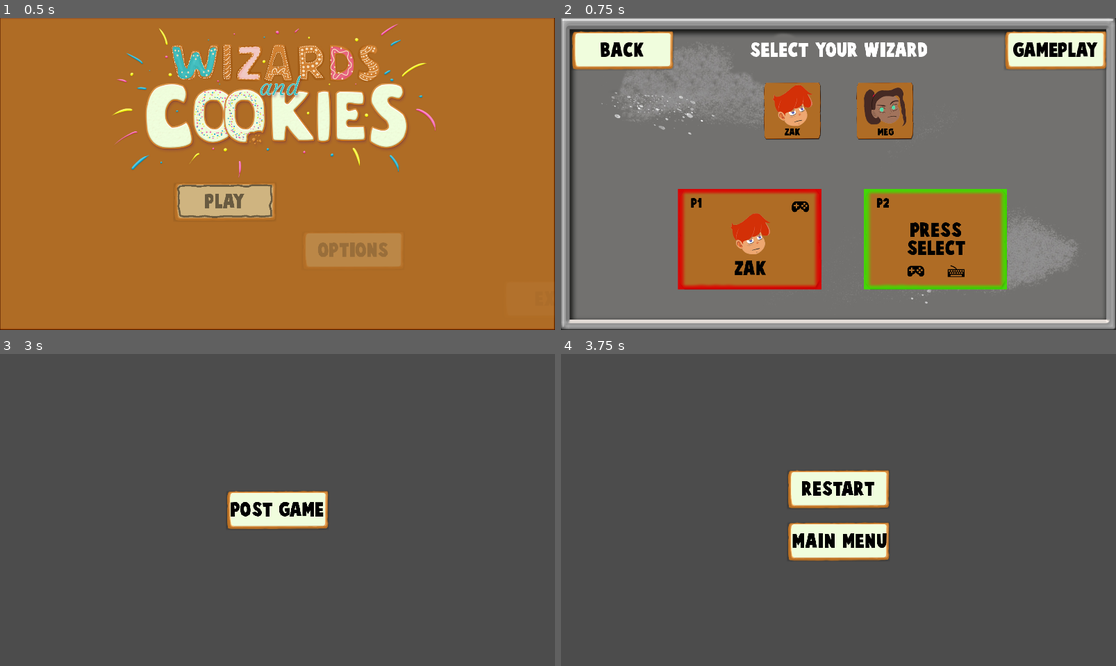
Above: before the commit, frames 1-4 (two rows, left to right).
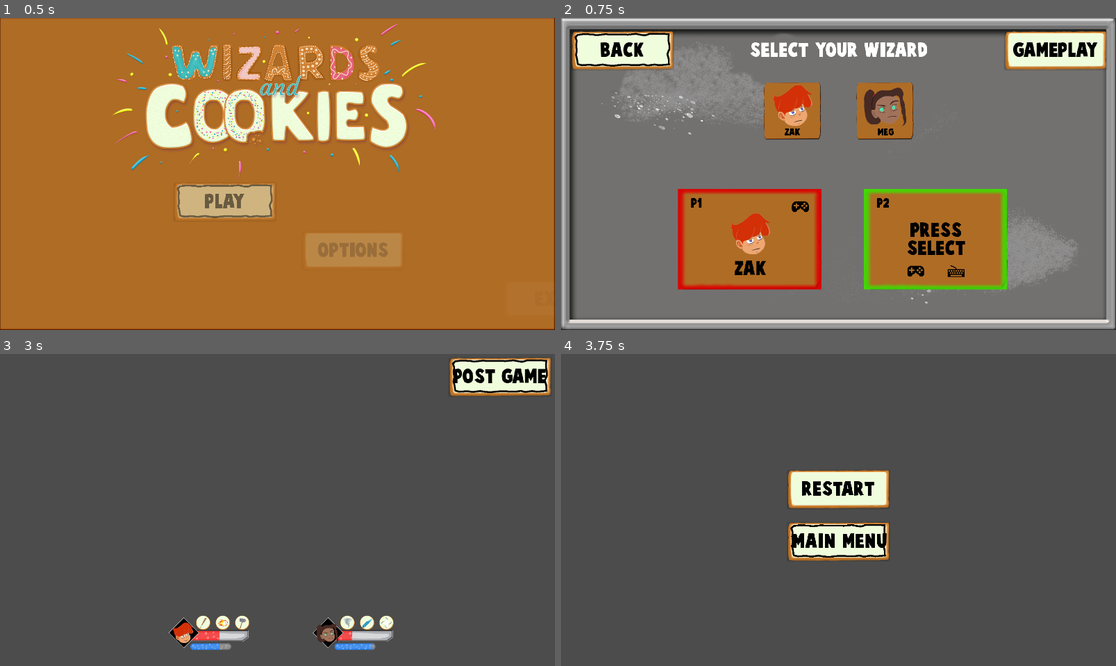
Above: after the commit, the same moments.

Repository: stranker/WizardAndCookies_Godot
Game: Godot game, scene res://Scenes/MainMenu.tscn
The game is run twice, just before and just after one commit, with the same random seed, the same clock (stepped at 60 frames per second) and the same inputs.
Inputs:
- Up to frame 1 (0.5 s): no input
- Up to frame 2 (0.75 s): click "PLAY" at 0.5 s
- Up to frame 3 (3 s): click "ZAK" at 1.25 s; click "MEG" at 2 s; click "GAMEPLAY" at 2.75 s
- Up to frame 4 (3.75 s): click "POST GAME" at 3.5 s

Frame 1 is identical in both runs. In frame 2, 0.3% of the frame differs, in the area x 2-20%, y 4-16%; in frame 3, 6.4%, in the area x 30-100%, y 1-95%; in frame 4, 0.3%.

Commit message:
Add HUD
add hud into gameplay scene
general maintains in code

Diff:
--- a/Objects/UI/Button.gd
+++ b/Objects/UI/Button.gd
@@ -1,8 +1,8 @@
 extends TextureButton
 
-export var text:String
+onready var label : Label = $Label
 
-onready var label = $Label
+export var text : String
 
 func _ready() -> void:
 	label.text = text;
--- a/Objects/UI/CharacterSelection/PortraitButton.gd
+++ b/Objects/UI/CharacterSelection/PortraitButton.gd
@@ -1,8 +1,8 @@
 extends Control
 
-onready var name_label 	= $Name
-onready var portrait 	= $Portrait
-onready var highlight 	= $Highlight
+onready var name_label : Label = $Name
+onready var portrait  : TextureRect = $Portrait
+onready var highlight : TextureRect = $Highlight
 
 export var name_text : String
 export var portrait_URL : Texture
--- a/Objects/UI/CharacterSelection/SelectCharacterPanel.gd
+++ b/Objects/UI/CharacterSelection/SelectCharacterPanel.gd
@@ -1,11 +1,11 @@
 extends Control
 
-onready var waiting_for_player_panel = $WaitingForPlayerPanel
-onready var selected_character_panel = $SelectCharacterPanel
-onready var highlight = $Highlight
-onready var player_id_label = $PlayerId
-onready var portrait = $SelectCharacterPanel/Portrait
-onready var input_type = $SelectCharacterPanel/InputType
+onready var waiting_for_player_panel : Control = $WaitingForPlayerPanel
+onready var selected_character_panel : Control = $SelectCharacterPanel
+onready var highlight : TextureRect  = $Highlight
+onready var player_id_label : Label  = $PlayerId
+onready var portrait : TextureRect   = $SelectCharacterPanel/Portrait
+onready var input_type : TextureRect = $SelectCharacterPanel/InputType
 
 export var waiting_for_player : bool
 export var player_color : Color
--- /dev/null
+++ b/Objects/UI/Gameplay/PlayerInfo.gd
@@ -0,0 +1,24 @@
+extends Control
+
+onready var hp_bar   : TextureProgress = $ProgressBars/HpBar
+onready var mana_bar : TextureProgress = $ProgressBars/ManaBar
+onready var character_portrait : TextureRect = $PotraitHolder/Portrait
+onready var Spell1 : Control = $SpellsHolder/Spell1
+onready var Spell2 : Control = $SpellsHolder/Spell2
+onready var Spell3 : Control = $SpellsHolder/Spell3
+
+export var hp : int
+export var mana : int
+export var character_portrait_texture : Texture
+export var spell1_portrait_texture : Texture
+export var spell2_portrait_texture : Texture
+export var spell3_portrait_texture : Texture
+
+func _ready() -> void:
+	hp_bar.value = hp
+	mana_bar.value = mana
+	character_portrait.texture = character_portrait_texture
+	$SpellsHolder/Spell1/SpellPortrait.texture = spell1_portrait_texture
+	$SpellsHolder/Spell2/SpellPortrait.texture = spell2_portrait_texture
+	$SpellsHolder/Spell3/SpellPortrait.texture = spell3_portrait_texture
+	pass
--- /dev/null
+++ b/Objects/UI/Gameplay/PlayerInfo.tscn
@@ -0,0 +1,213 @@
+[gd_scene load_steps=9 format=2]
+
+[ext_resource path="res://Assets/UI/CharacterSelection/Asset_ZakFace.png" type="Texture" id=1]
+[ext_resource path="res://Assets/UI/Gameplay/HealthFillBar.png" type="Texture" id=2]
+[ext_resource path="res://Assets/UI/Gameplay/WizardBackgroundPanel.png" type="Texture" id=3]
+[ext_resource path="res://Assets/UI/Gameplay/HealthBar.png" type="Texture" id=4]
+[ext_resource path="res://Assets/UI/Gameplay/FlyFillBar.png" type="Texture" id=5]
+[ext_resource path="res://Assets/UI/Gameplay/GrayBar.png" type="Texture" id=6]
+[ext_resource path="res://Assets/UI/Misc/CookieCircle.png" type="Texture" id=7]
+[ext_resource path="res://Objects/UI/Gameplay/PlayerInfo.gd" type="Script" id=8]
+
+[node name="PlayerInfo" type="Control"]
+anchor_right = 1.0
+anchor_bottom = 1.0
+margin_right = -1643.0
+margin_bottom = -958.0
+script = ExtResource( 8 )
+__meta__ = {
+"_edit_use_anchors_": false
+}
+
+[node name="ProgressBars" type="Control" parent="."]
+margin_top = 6.0
+margin_right = 279.0
+margin_bottom = 119.0
+__meta__ = {
+"_edit_use_anchors_": false
+}
+
+[node name="HpBar" type="TextureProgress" parent="ProgressBars"]
+margin_left = 77.0
+margin_top = 44.0
+margin_right = 477.0
+margin_bottom = 124.0
+rect_scale = Vector2( 0.5, 0.5 )
+texture_under = ExtResource( 4 )
+texture_progress = ExtResource( 2 )
+__meta__ = {
+"_edit_use_anchors_": false
+}
+
+[node name="ManaBar" type="TextureProgress" parent="ProgressBars"]
+margin_left = 72.0
+margin_top = 86.0
+margin_right = 372.0
+margin_bottom = 146.0
+rect_scale = Vector2( 0.5, 0.5 )
+texture_under = ExtResource( 6 )
+texture_progress = ExtResource( 5 )
+__meta__ = {
+"_edit_use_anchors_": false
+}
+
+[node name="PotraitHolder" type="Control" parent="."]
+margin_top = 6.0
+margin_right = 106.0
+margin_bottom = 112.0
+__meta__ = {
+"_edit_use_anchors_": false
+}
+
+[node name="Background" type="TextureRect" parent="PotraitHolder"]
+margin_left = 53.033
+margin_right = 128.033
+margin_bottom = 75.0
+rect_rotation = 44.9999
+texture = ExtResource( 3 )
+expand = true
+__meta__ = {
+"_edit_use_anchors_": false
+}
+
+[node name="Portrait" type="TextureRect" parent="PotraitHolder"]
+margin_left = 13.033
+margin_top = 16.0
+margin_right = 88.033
+margin_bottom = 91.0
+texture = ExtResource( 1 )
+expand = true
+__meta__ = {
+"_edit_use_anchors_": false
+}
+
+[node name="SpellsHolder" type="Control" parent="."]
+margin_left = 100.0
+margin_top = 5.0
+margin_right = 275.0
+margin_bottom = 45.0
+__meta__ = {
+"_edit_use_anchors_": false
+}
+
+[node name="Spell1" type="Control" parent="SpellsHolder"]
+anchor_top = 0.5
+anchor_bottom = 0.5
+margin_top = -20.0
+margin_right = 40.0
+margin_bottom = 20.0
+__meta__ = {
+"_edit_use_anchors_": false
+}
+
+[node name="Background" type="TextureRect" parent="SpellsHolder/Spell1"]
+anchor_left = 0.5
+anchor_top = 0.5
+anchor_right = 0.5
+anchor_bottom = 0.5
+margin_left = -25.0
+margin_top = -25.0
+margin_right = 25.0
+margin_bottom = 25.0
+texture = ExtResource( 7 )
+expand = true
+__meta__ = {
+"_edit_use_anchors_": false
+}
+
+[node name="SpellPortrait" type="TextureRect" parent="SpellsHolder/Spell1"]
+anchor_left = 0.5
+anchor_top = 0.5
+anchor_right = 0.5
+anchor_bottom = 0.5
+margin_left = -20.0
+margin_top = -20.0
+margin_right = 20.0
+margin_bottom = 20.0
+expand = true
+__meta__ = {
+"_edit_use_anchors_": false
+}
+
+[node name="Spell2" type="Control" parent="SpellsHolder"]
+anchor_left = 0.5
+anchor_top = 0.5
+anchor_right = 0.5
+anchor_bottom = 0.5
+margin_left = -20.0
+margin_top = -20.0
+margin_right = 20.0
+margin_bottom = 20.0
+__meta__ = {
+"_edit_use_anchors_": false
+}
+
+[node name="Background" type="TextureRect" parent="SpellsHolder/Spell2"]
+anchor_left = 0.5
+anchor_top = 0.5
+anchor_right = 0.5
+anchor_bottom = 0.5
+margin_left = -25.0
+margin_top = -25.0
+margin_right = 25.0
+margin_bottom = 25.0
+texture = ExtResource( 7 )
+expand = true
+__meta__ = {
+"_edit_use_anchors_": false
+}
+
+[node name="SpellPortrait" type="TextureRect" parent="SpellsHolder/Spell2"]
+anchor_left = 0.5
+anchor_top = 0.5
+anchor_right = 0.5
+anchor_bottom = 0.5
+margin_left = -20.0
+margin_top = -20.0
+margin_right = 20.0
+margin_bottom = 20.0
+expand = true
+__meta__ = {
+"_edit_use_anchors_": false
+}
+
+[node name="Spell3" type="Control" parent="SpellsHolder"]
+anchor_left = 1.0
+anchor_top = 0.5
+anchor_right = 1.0
+anchor_bottom = 0.5
+margin_left = -40.0
+margin_top = -20.0
+margin_bottom = 20.0
+__meta__ = {
+"_edit_use_anchors_": false
+}
+
+[node name="Background" type="TextureRect" parent="SpellsHolder/Spell3"]
+anchor_left = 0.5
+anchor_top = 0.5
+anchor_right = 0.5
+anchor_bottom = 0.5
+margin_left = -25.0
+margin_top = -25.0
+margin_right = 25.0
+margin_bottom = 25.0
+texture = ExtResource( 7 )
+expand = true
+__meta__ = {
+"_edit_use_anchors_": false
+}
+
+[node name="SpellPortrait" type="TextureRect" parent="SpellsHolder/Spell3"]
+anchor_left = 0.5
+anchor_top = 0.5
+anchor_right = 0.5
+anchor_bottom = 0.5
+margin_left = -20.0
+margin_top = -20.0
+margin_right = 20.0
+margin_bottom = 20.0
+expand = true
+__meta__ = {
+"_edit_use_anchors_": false
+}
--- a/Objects/VolumeSlider.gd
+++ b/Objects/VolumeSlider.gd
@@ -1,7 +1,8 @@
 extends HSlider
 
-export var audio_bus_name := "Master"
-onready var bus := AudioServer.get_bus_index(audio_bus_name)
+onready var bus : int = AudioServer.get_bus_index(audio_bus_name)
+
+export var audio_bus_name : String = "Master"
 
 func _ready() -> void:
 	value = db2linear(AudioServer.get_bus_volume_db(bus))
--- a/Scenes/CharacterSelection.gd
+++ b/Scenes/CharacterSelection.gd
@@ -1,6 +1,11 @@
 extends Control
 
-onready var scene_manager = get_node("/root/SceneManager")
+onready var scene_manager : SceneManager = get_node("/root/SceneManager")
+onready var back_button : TextureButton  = $BackBtn
+
+func _ready() -> void:
+	back_button.grab_focus()
+	pass
 
 func _on_GameplayBtn_pressed() -> void:
 	scene_manager.change_scene(scene_manager.Scenes.GAMEPLAY)
--- a/Scenes/CharacterSelection.tscn
+++ b/Scenes/CharacterSelection.tscn
@@ -53,7 +53,7 @@
 margin_bottom = -898.0
 text = "BACK"
 
-[node name="PortraitButtonLeft" parent="." instance=ExtResource( 4 )]
+[node name="PortraitButton1" parent="." instance=ExtResource( 4 )]
 anchor_left = 0.5
 anchor_top = 0.5
 anchor_right = 0.5
@@ -66,7 +66,7 @@
 portrait_URL = ExtResource( 6 )
 player_color = Color( 1, 0, 0, 1 )
 
-[node name="PortraitButtonRight" parent="." instance=ExtResource( 4 )]
+[node name="PortraitButton2" parent="." instance=ExtResource( 4 )]
 anchor_left = 0.5
 anchor_top = 0.5
 anchor_right = 0.5
@@ -79,7 +79,7 @@
 portrait_URL = ExtResource( 5 )
 player_color = Color( 0, 1, 0.203922, 1 )
 
-[node name="SelectCharacterPanelLeft" parent="." instance=ExtResource( 7 )]
+[node name="SelectCharacterPanel1" parent="." instance=ExtResource( 7 )]
 margin_left = 405.0
 margin_top = 592.0
 margin_right = 905.0
@@ -88,7 +88,7 @@
 player_id = 1
 is_using_gamepad = true
 
-[node name="SelectCharacterPanelRight" parent="." instance=ExtResource( 7 )]
+[node name="SelectCharacterPanel2" parent="." instance=ExtResource( 7 )]
 margin_left = 1048.0
 margin_top = 592.0
 margin_right = 1548.0
--- a/Scenes/Gameplay.gd
+++ b/Scenes/Gameplay.gd
@@ -1,6 +1,11 @@
 extends Control
 
-onready var scene_manager = get_node("/root/SceneManager")
+onready var scene_manager : SceneManager = get_node("/root/SceneManager")
+onready var post_game_button : TextureButton = $PostGameBtn
+
+func _ready() -> void:
+	post_game_button.grab_focus()
+	pass
 
 func _on_PostGameBtn_pressed() -> void:
 	scene_manager.change_scene(scene_manager.Scenes.POST_GAME)
--- a/Scenes/Gameplay.tscn
+++ b/Scenes/Gameplay.tscn
@@ -1,7 +1,16 @@
-[gd_scene load_steps=3 format=2]
+[gd_scene load_steps=12 format=2]
 
 [ext_resource path="res://Scenes/Gameplay.gd" type="Script" id=1]
 [ext_resource path="res://Objects/UI/Button.tscn" type="PackedScene" id=2]
+[ext_resource path="res://Objects/UI/Gameplay/PlayerInfo.tscn" type="PackedScene" id=3]
+[ext_resource path="res://Assets/UI/CharacterSelection/Asset_ZakFace.png" type="Texture" id=4]
+[ext_resource path="res://Assets/UI/Spells/Hammerfall.png" type="Texture" id=5]
+[ext_resource path="res://Assets/UI/Spells/BaseballBat.png" type="Texture" id=6]
+[ext_resource path="res://Assets/UI/Spells/FlamingFist.png" type="Texture" id=7]
+[ext_resource path="res://Assets/UI/Spells/HastyHurricane.png" type="Texture" id=8]
+[ext_resource path="res://Assets/UI/Spells/IceStake.png" type="Texture" id=9]
+[ext_resource path="res://Assets/UI/Spells/Shuriken.png" type="Texture" id=10]
+[ext_resource path="res://Assets/UI/CharacterSelection/Asset_MegFace.png" type="Texture" id=11]
 
 [node name="Control" type="Control"]
 anchor_right = 1.0
@@ -17,10 +26,40 @@
 anchor_top = 0.5
 anchor_right = 0.5
 anchor_bottom = 0.5
-margin_left = -180.0
-margin_top = -70.0
-margin_right = 180.0
-margin_bottom = 70.0
+margin_left = 590.0
+margin_top = -531.0
+margin_right = 950.0
+margin_bottom = -391.0
 text = "POST GAME"
 
+[node name="PlayerInfo1" parent="." instance=ExtResource( 3 )]
+anchor_left = 0.5
+anchor_top = 1.0
+anchor_right = 0.5
+margin_left = -377.0
+margin_top = -174.0
+margin_right = -100.0
+margin_bottom = -52.0
+hp = 50
+mana = 70
+character_portrait_texture = ExtResource( 4 )
+spell1_portrait_texture = ExtResource( 6 )
+spell2_portrait_texture = ExtResource( 7 )
+spell3_portrait_texture = ExtResource( 5 )
+
+[node name="PlayerInfo2" parent="." instance=ExtResource( 3 )]
+anchor_left = 0.5
+anchor_top = 1.0
+anchor_right = 0.5
+margin_left = 122.0
+margin_top = -174.0
+margin_right = 399.0
+margin_bottom = -52.0
+hp = 30
+mana = 90
+character_portrait_texture = ExtResource( 11 )
+spell1_portrait_texture = ExtResource( 8 )
+spell2_portrait_texture = ExtResource( 9 )
+spell3_portrait_texture = ExtResource( 10 )
+
 [connection signal="pressed" from="PostGameBtn" to="." method="_on_PostGameBtn_pressed"]
--- a/Scenes/MainMenu.gd
+++ b/Scenes/MainMenu.gd
@@ -1,11 +1,11 @@
 extends Control
 
-onready var scene_manager   = get_node("/root/SceneManager")
-onready var main_menu_panel = $MainMenuPanel
-onready var settings_panel 	= $SettingsPanel
-onready var animation_player = $AnimationPlayer
-onready var play_button = $MainMenuPanel/VBoxContainer/PlayBtn
-onready var back_button = $SettingsPanel/VBoxContainer/HBoxContainer/SettingsBackBtn
+onready var scene_manager 	 : SceneManager    = get_node("/root/SceneManager")
+onready var main_menu_panel  : Control 	 	   = $MainMenuPanel
+onready var settings_panel 	 : Control  	   = $SettingsPanel
+onready var animation_player : AnimationPlayer = $AnimationPlayer
+onready var play_button 	 : TextureButton   = $MainMenuPanel/VBoxContainer/PlayBtn
+onready var back_button 	 : TextureButton   = $SettingsPanel/VBoxContainer/HBoxContainer/SettingsBackBtn
 
 func _ready() -> void:
 	animation_player.play("MainMenu_Show")
--- a/Scenes/MainMenu.tscn
+++ b/Scenes/MainMenu.tscn
@@ -169,15 +169,13 @@
 }
 
 [node name="PlayBtn" parent="MainMenuPanel/VBoxContainer" instance=ExtResource( 3 )]
-margin_left = 1200.0
-margin_right = 1560.0
+margin_right = 360.0
 margin_bottom = 140.0
 focus_neighbour_top = NodePath("../SettingsBtn")
 
 [node name="SettingsBtn" parent="MainMenuPanel/VBoxContainer" instance=ExtResource( 3 )]
-margin_left = 1200.0
 margin_top = 169.0
-margin_right = 1560.0
+margin_right = 360.0
 margin_bottom = 309.0
 focus_neighbour_top = NodePath("../PlayBtn")
 focus_neighbour_bottom = NodePath("../ExitBtn")
--- a/Scenes/PostGame.gd
+++ b/Scenes/PostGame.gd
@@ -1,6 +1,11 @@
 extends Control
 
 onready var scene_manager = get_node("/root/SceneManager")
+onready var main_menu_button : TextureButton = $VBoxContainer/MainMenuBtn
+
+func _ready() -> void:
+	main_menu_button.grab_focus()
+	pass
 
 func _on_RestartBtn_pressed() -> void:
 	scene_manager.change_scene(scene_manager.Scenes.GAMEPLAY)
Renamed: Assets/UI/InGame/FlyFillBar.png -> Assets/UI/Gameplay/FlyFillBar.png
Not shown, changed: Assets/UI/Gameplay/FlyFillBar.png.import
Renamed: Assets/UI/InGame/GrayBar.png -> Assets/UI/Gameplay/GrayBar.png
Not shown, changed: Assets/UI/Gameplay/GrayBar.png.import
Renamed: Assets/UI/InGame/HealthBar.png -> Assets/UI/Gameplay/HealthBar.png
Not shown, changed: Assets/UI/Gameplay/HealthBar.png.import
Renamed: Assets/UI/InGame/HealthFillBar.png -> Assets/UI/Gameplay/HealthFillBar.png
Not shown, changed: Assets/UI/Gameplay/HealthFillBar.png.import
Renamed: Assets/UI/InGame/SpellInfoBar.png -> Assets/UI/Gameplay/SpellInfoBar.png
Not shown, changed: Assets/UI/Gameplay/SpellInfoBar.png.import
Renamed: Assets/UI/InGame/SpellInfoFillBar.png -> Assets/UI/Gameplay/SpellInfoFillBar.png
Not shown, changed: Assets/UI/Gameplay/SpellInfoFillBar.png.import
(and 4 more such lines)
